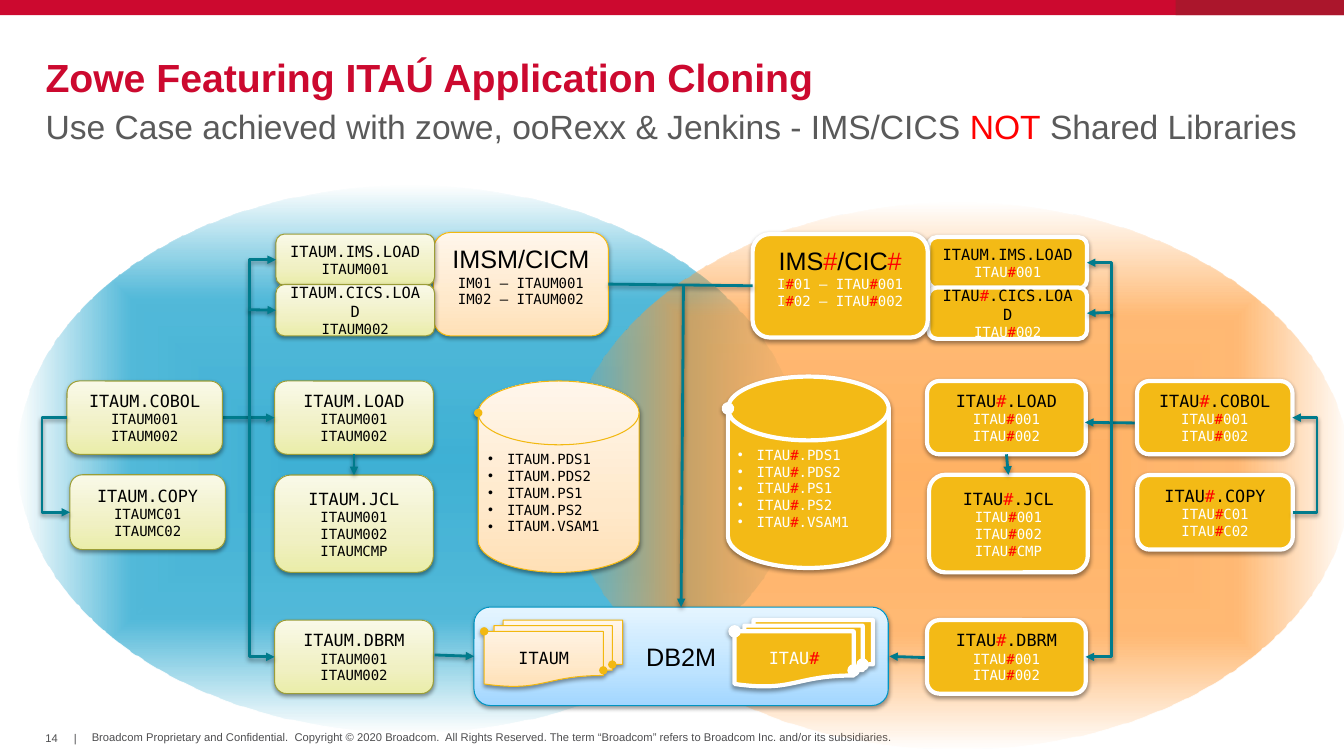
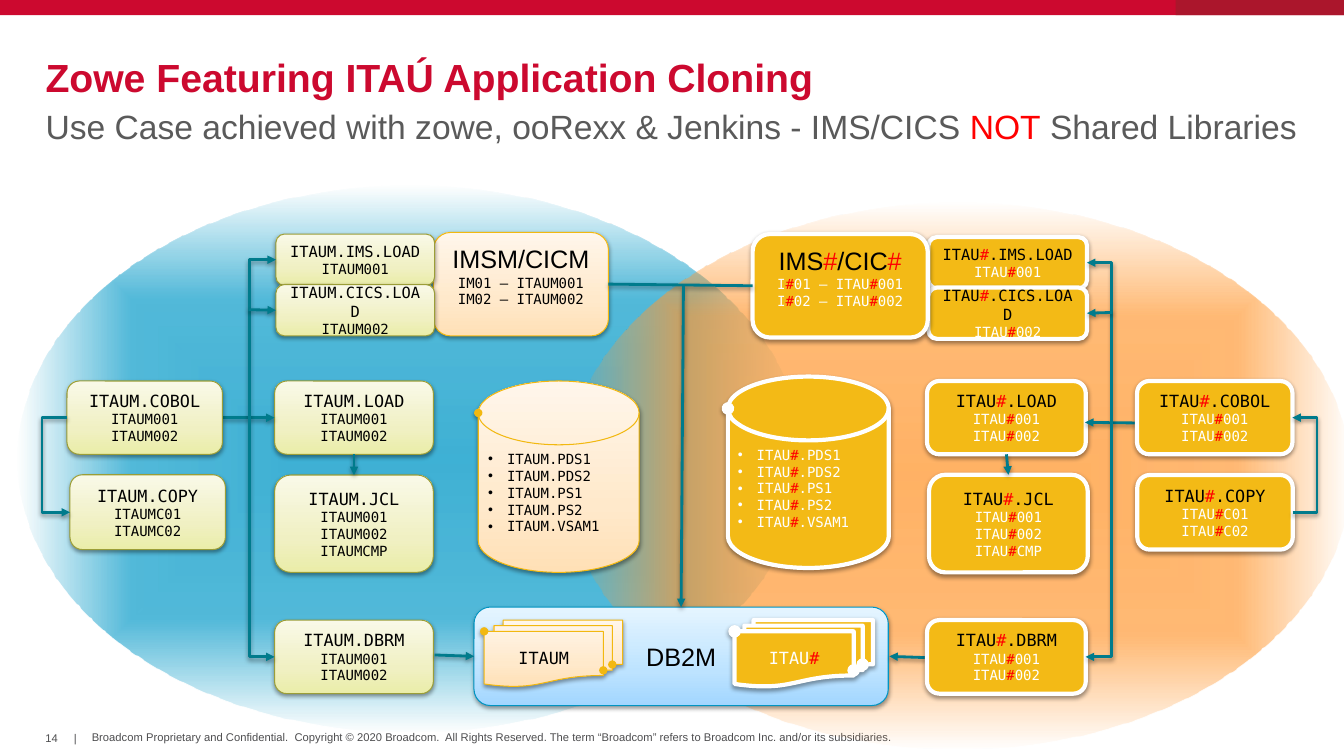
Before and after one commit to drb1972/ITAU, a slide deck: slide 14 of ITAU.pptx. Drawn at 1344x756 pixels with LibreOffice and Linux fonts; fonts in the diff are those of the drawing; background and template pictures are left out. Boxes give left, top, right and bottom in pixels: in the first picture for what was removed or moved away, otherwise in the second. Text is boxed around its words. In the diff, an @@ line names an element or a change of style, - is before the commit and + after.

```diff
--- a/ITAU.pptx
+++ b/ITAU.pptx
@@ text in rounded rectangle at box(943, 248, 1073, 261): text changed @@
-ITAUM.IMS.LOAD
+ITAU#.IMS.LOAD
```
Also in this commit, not shown: 2 other files.
